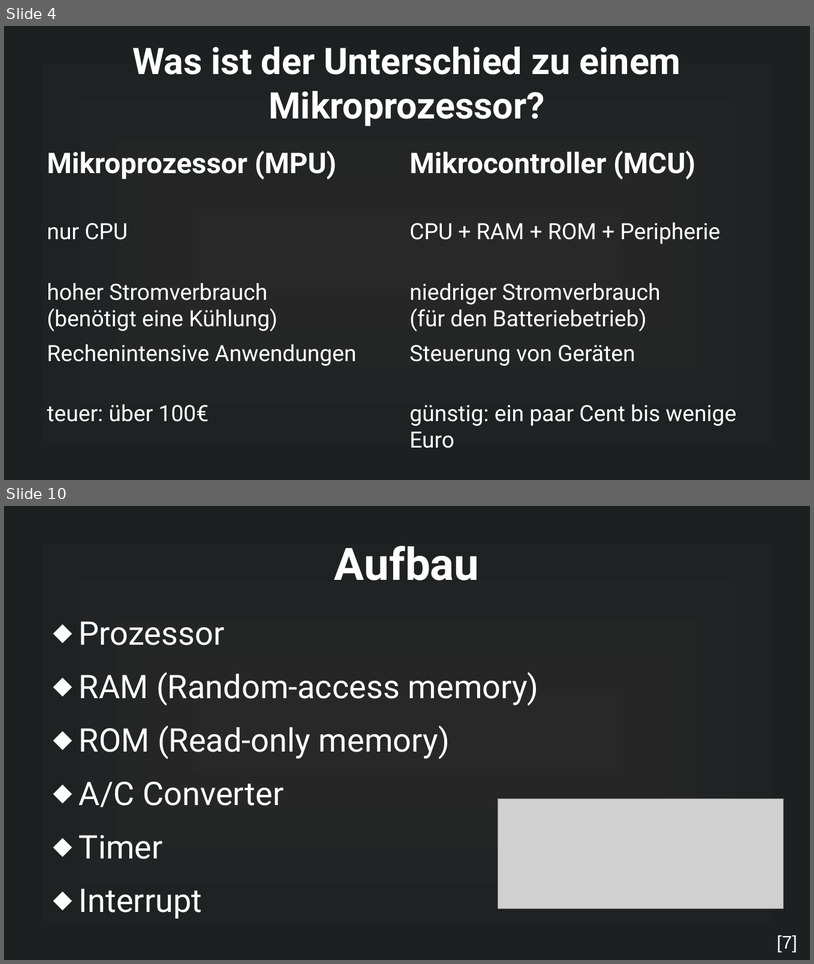
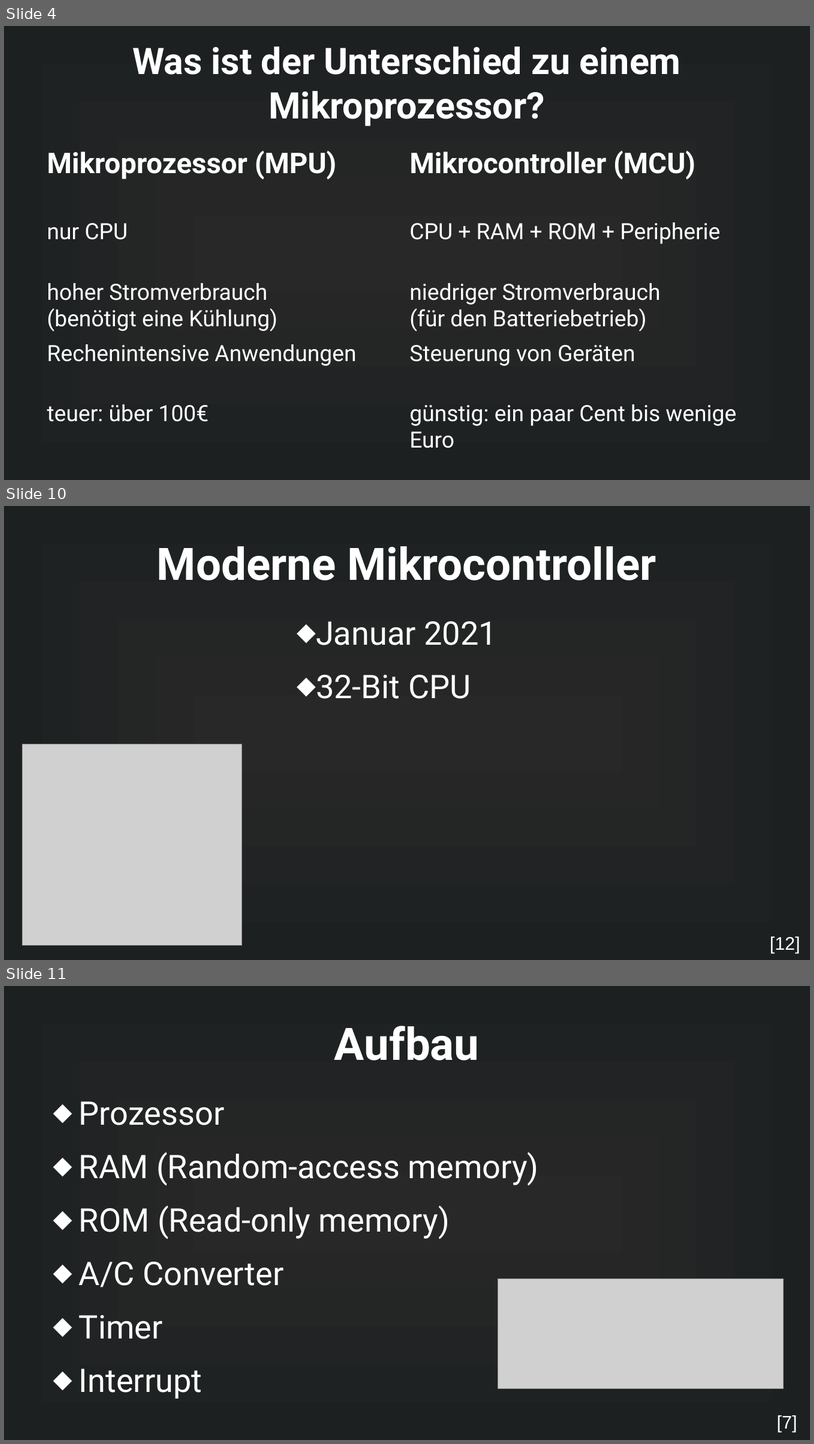
Before and after one commit to MuffinKran24/IMP_GFS, a slide deck: Mikrocontroller_GFS.odp. Shown one above the other, each under a label of ours: slides 4 and 10 before the commit, slides 4, 10 and 11 after it; the slides between them are not shown. The pictures are 814x964 and 814x1444 pixels, drawn with LibreOffice and Linux fonts; fonts in the diff are those of the drawing; grey boxes stand for pictures. Boxes give left, top, right and bottom in pixels: in the first picture for what was removed or moved away, otherwise in the second. Text is boxed around its words. In the diff, an @@ line names an element or a change of style, - is before the commit and + after.

```diff
--- a/Mikrocontroller_GFS.odp
+++ b/Mikrocontroller_GFS.odp
@@ slide 10 added at bbox=[4, 506, 810, 960], background gradient #282828 to #1D2021 @@
@@ title added at bbox=[157, 546, 657, 580], 44 pt, text #FFFFFF, bold @@
+Moderne Mikrocontroller
@@ text added at bbox=[316, 621, 497, 699], 32 pt, text #FFFFFF @@
+⬥ Januar 2021
+⬥ 32-Bit CPU
@@ picture added at bbox=[22, 744, 242, 945] @@
@@ text added at bbox=[770, 936, 801, 952], 18 pt, text #FFFFFF @@
+[12]
@@ what was slide 10 is now slide 11 @@
```
Also in this commit, not shown: 4 slides changed, 2 other slides added, 2 slides removed, 3 other files.
